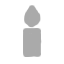
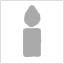
Layer changes from the first 64px x 64px image to the second:
added layer "Pasted Layer" above "Background" over (x1=0, y1=0, x2=64, y2=64)
